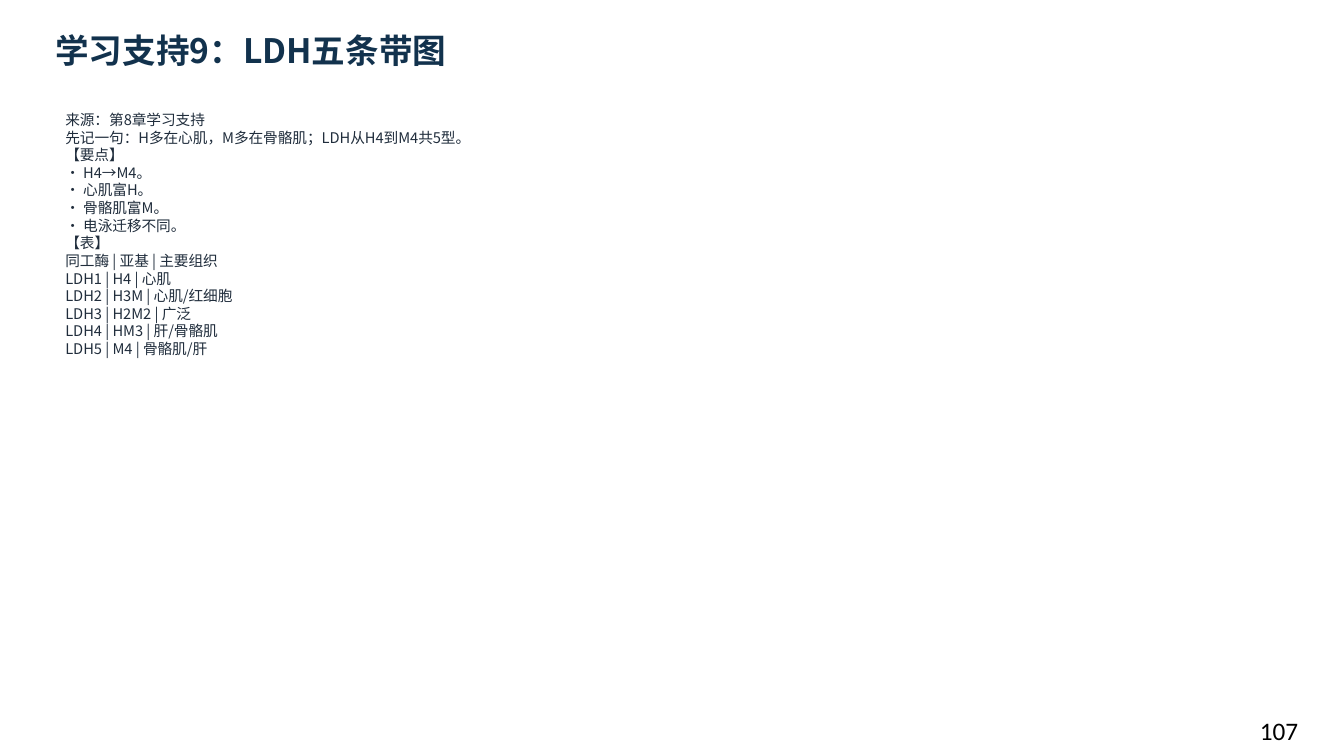
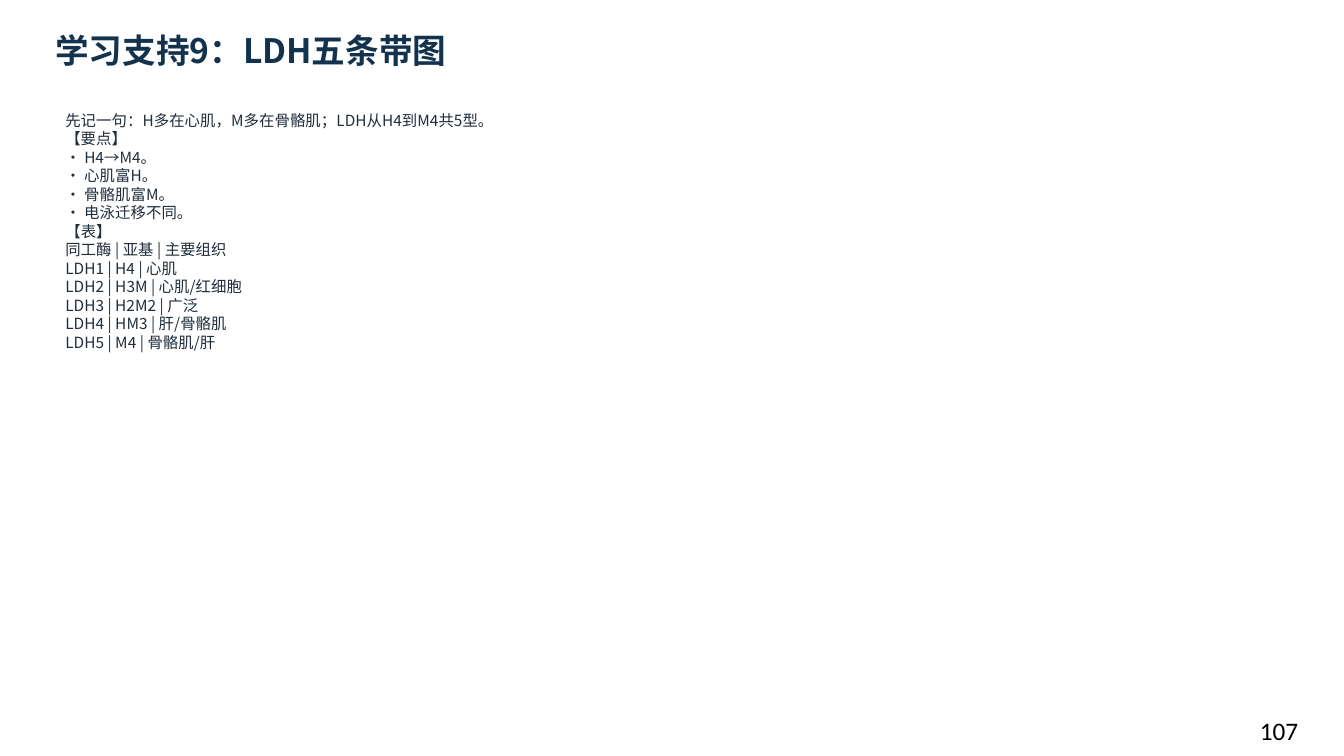
Before and after one commit to newkan-li/Biochemistry, a slide deck: slide 107 of downloads/bc08-ai-style.pptx. Drawn at 1344x756 pixels with LibreOffice and Linux fonts; fonts in the diff are those of the drawing. Boxes give left, top, right and bottom in pixels: in the first picture for what was removed or moved away, otherwise in the second. Text is boxed around its words. In the diff, an @@ line names an element or a change of style, - is before the commit and + after.

```diff
--- a/downloads/bc08-ai-style.pptx
+++ b/downloads/bc08-ai-style.pptx
@@ text at box(65, 113, 493, 351): text changed; size 10.5 to 11 pt @@
-来源：第8章学习支持
-先记一句：H多在心肌，M多在骨骼肌；LDH从H4到M4共5型。
-【要点】
-• H4→M4。
-• 心肌富H。
-• 骨骼肌富M。
-• 电泳迁移不同。
-【表】
-同工酶 | 亚基 | 主要组织
-LDH1 | H4 | 心肌
-LDH2 | H3M | 心肌/红细胞
-LDH3 | H2M2 | 广泛
-LDH4 | HM3 | 肝/骨骼肌
-LDH5 | M4 | 骨骼肌/肝
+先记一句：H多在心肌，M多在骨骼肌；LDH从H4到M4共5型。
+【要点】
+• H4→M4。
+• 心肌富H。
+• 骨骼肌富M。
+• 电泳迁移不同。
+【表】
+同工酶 | 亚基 | 主要组织
+LDH1 | H4 | 心肌
+LDH2 | H3M | 心肌/红细胞
+LDH3 | H2M2 | 广泛
+LDH4 | HM3 | 肝/骨骼肌
+LDH5 | M4 | 骨骼肌/肝
```
Also in this commit, not shown: 107 other slides changed, 6 other files.
